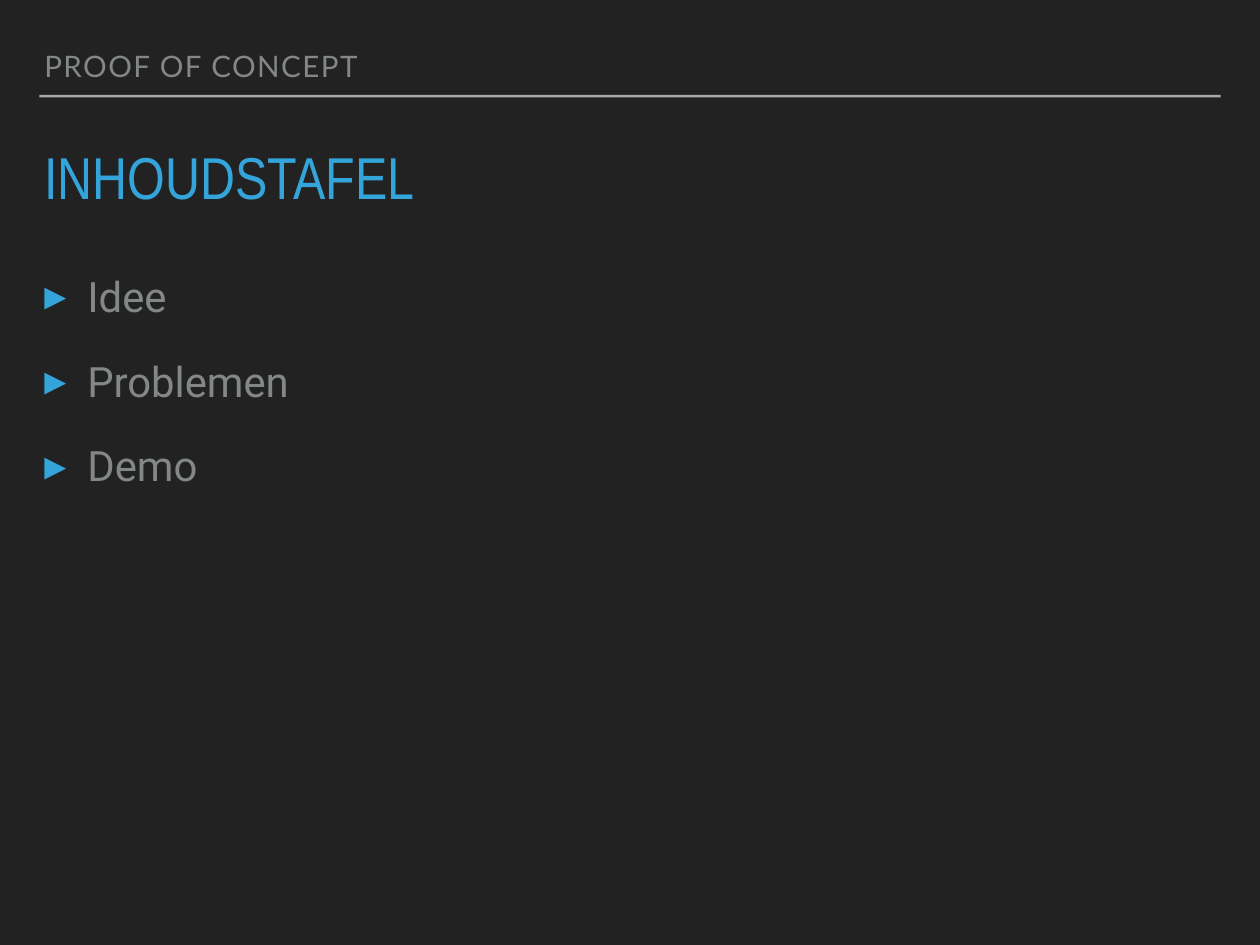
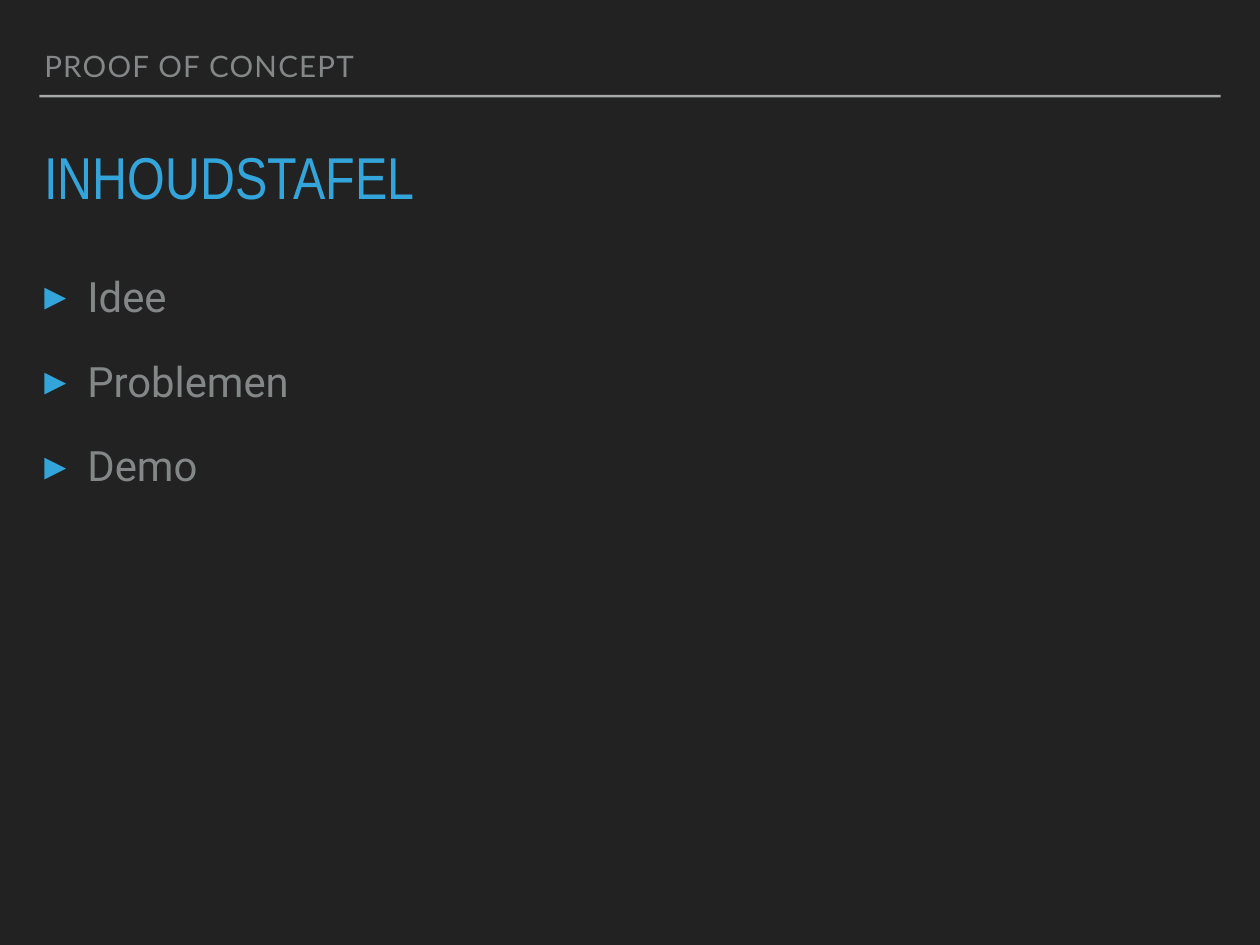
Before and after one commit to DieterVercammen/LightOrchestra, a slide deck: slide 2 of slidedeck.pptx. Drawn at 1260x945 pixels with LibreOffice and Linux fonts; fonts in the diff are those of the drawing. Boxes give left, top, right and bottom in pixels: in the first picture for what was removed or moved away, otherwise in the second. Text is boxed around its words. In the diff, an @@ line names an element or a change of style, - is before the commit and + after.

```diff
--- a/slidedeck.pptx
+++ b/slidedeck.pptx
@@ text "PROOF OF CONCEPT" at bbox=[44, 56, 354, 77]: letter spacing 1.2 to 1 pt @@
```
Also in this commit, not shown: 4 other slides changed, 1 other file.
